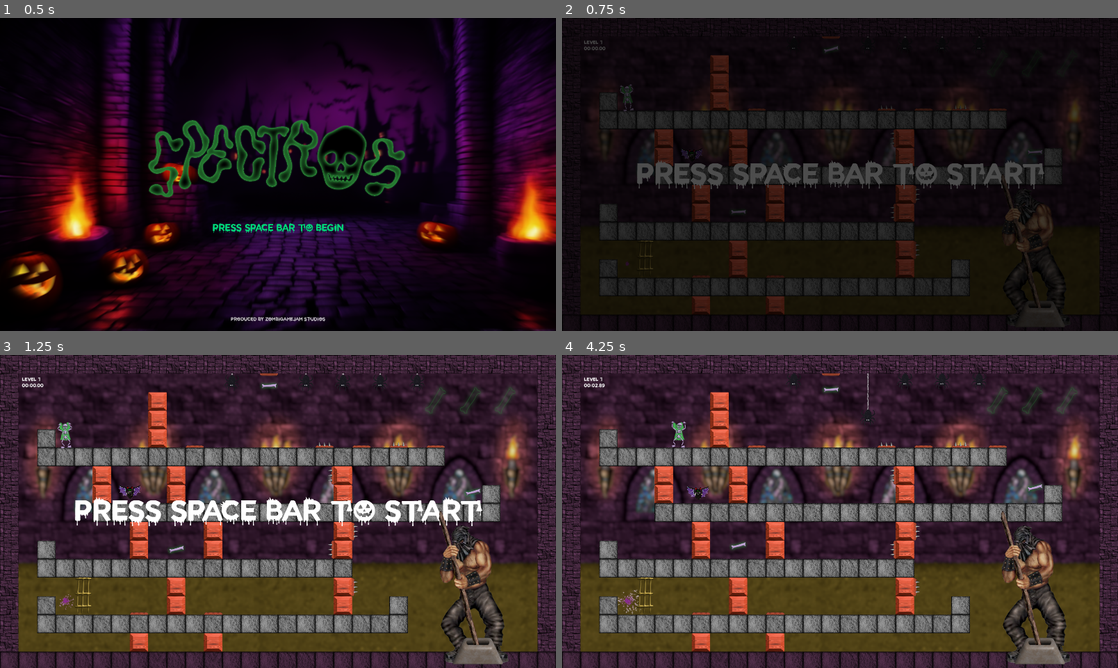
Above: before the commit, frames 1-4 (two rows, left to right).
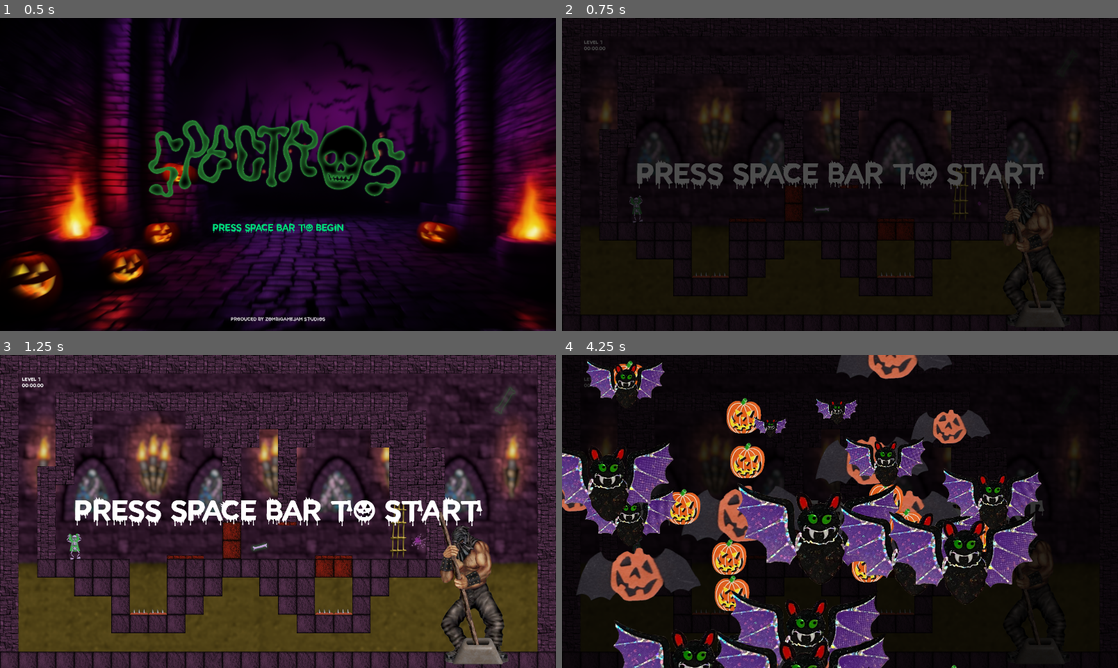
Above: after the commit, the same moments.

Repository: Drew-Wagner/Spectros
Game: Godot game, scene res://scenes/main_menu.tscn
Two runs of this game, one before a commit and one after it. Both use one fixed random seed, a clock stepped at 60 frames per second and the inputs below.
Inputs:
- Up to frame 1 (0.5 s): no input
- Up to frame 2 (0.75 s): click "PRESS SPACE BAR TO BEGIN" at 0.5 s
- Up to frame 3 (1.25 s): no input
- Up to frame 4 (4.25 s): tap Space (toggle) at 1.25, 1.35, 2.1, 2.85, 3.6 s

Frame 1 is identical in both runs. In frame 2, 11% of the frame differs, in the area x 6-90%, y 6-95%; in frame 3, 29%; in frame 4, 91%, in the area x 0-100%, y 0-100%.

Commit message:
Refactored the bone collection animation.

Diff:
--- a/gui/bone_collection.gd
+++ b/gui/bone_collection.gd
@@ -26,22 +26,8 @@
 		bone_icons.append(bone_icon_instance)
 
 
-func on_move_bone_to_collection(bone: BoneCollected):
+func on_bone_collected(bone: Collectible):
 	var bone_index = bone_amount - bones_collected_amount - 1 - bones_in_collection_progress
-	var slot = bone_icons[bone_index]
-	bones_in_collection_progress += 1
-	bone.move_to_collection_slot(slot)
-
-func bone_arrived_to_collection():
-	_turn_on_bone_by_number(bones_collected_amount)
+	var bone_icon = bone_icons[bone_index]
+	bone_icon.start_collect_bone(bone)
 	bones_collected_amount += 1
-	bones_in_collection_progress -= 1
-
-
-func _turn_on_bone_by_number(number: int):
-	var bone_index = bone_amount - number - 1
-
-	if bone_index < 0:
-		return
-
-	bone_icons[bone_index].set_full_texture()
--- a/gui/bone_icon.gd
+++ b/gui/bone_icon.gd
@@ -1,8 +1,55 @@
 extends TextureRect
 class_name BoneIcon
 
+@export var bone_collected_scene: PackedScene
 @export var bone_full_texture: Texture2D
 @onready var particles: GPUParticles2D = $GPUParticles2D
+
+const SPEED = 1200
+const TARGET_OFFSET = Vector2(-3, -4)
+const TARGET_SCALE = Vector2(1.85,  1.85)
+const TARGET_ROTATION = -0.73 - (3 * TAU)
+
+var target_position: Vector2
+var target_direction: Vector2
+var initial_distance: float
+
+var bone_collected_instance: Node2D
+
+# Called every frame. 'delta' is the elapsed time since the previous frame.
+func _process(delta):
+	if bone_collected_instance == null:
+		return
+
+	var distance = (target_position - bone_collected_instance.global_position).length()
+	var movement = target_direction * delta * SPEED
+	if distance < movement.length():
+		bone_collected_instance.global_position = target_position
+		set_full_texture()
+		bone_collected_instance.queue_free()
+		bone_collected_instance = null
+		return
+
+	bone_collected_instance.global_position += movement
+	var move_percent = (initial_distance - distance) / initial_distance
+	bone_collected_instance.scale = lerp(Vector2.ONE, TARGET_SCALE, move_percent)
+	bone_collected_instance.rotation = lerpf(0, TARGET_ROTATION, move_percent)
+
+
+func start_collect_bone(bone: Collectible):
+	var bone_position = bone.global_position
+	bone_collected_instance = bone_collected_scene.instantiate() as Node2D
+	add_child(bone_collected_instance)
+	bone_collected_instance.global_position = bone_position
+
+	var bone_icon_size = texture.get_size()
+	target_position = global_position
+	target_position += (bone_icon_size / 2)
+	target_position += TARGET_OFFSET
+
+	target_direction = (target_position - bone_position).normalized()
+	initial_distance = (target_position - bone_position).length()
+
 
 func set_full_texture():
 	texture = bone_full_texture
--- a/gui/bone_icon.tscn
+++ b/gui/bone_icon.tscn
@@ -1,8 +1,9 @@
-[gd_scene load_steps=10 format=3 uid="uid://chv82bw6fflfk"]
+[gd_scene load_steps=11 format=3 uid="uid://chv82bw6fflfk"]
 
 [ext_resource type="Script" path="res://gui/bone_icon.gd" id="1_k4y4x"]
 [ext_resource type="Texture2D" uid="uid://ci706pxpnh80" path="res://materials/os_slots.png" id="2_ive2m"]
 [ext_resource type="Texture2D" uid="uid://dlqrse0jmsug" path="res://materials/os_slots_empty.png" id="3_rxnix"]
+[ext_resource type="PackedScene" uid="uid://ca50cv03q5j31" path="res://scenes/elements/bone_collected.tscn" id="3_uw3rs"]
 [ext_resource type="Texture2D" uid="uid://c8w8tqajmi2p4" path="res://materials/stasis_particle.png" id="4_1js33"]
 
 [sub_resource type="Gradient" id="Gradient_5ncoh"]
@@ -50,6 +51,7 @@
 expand_mode = 3
 stretch_mode = 5
 script = ExtResource("1_k4y4x")
+bone_collected_scene = ExtResource("3_uw3rs")
 bone_full_texture = ExtResource("2_ive2m")
 
 [node name="GPUParticles2D" type="GPUParticles2D" parent="."]
--- a/scenes/elements/bone_collected.gd
+++ /dev/null
@@ -1,41 +0,0 @@
-extends Node2D
-class_name BoneCollected
-
-signal bone_arrived_to_collection()
-
-const SPEED = 1200
-const TARGET_OFFSET = Vector2(-3, -4)
-const TARGET_SCALE = Vector2(1.85,  1.85)
-const TARGET_ROTATION = -0.73 - (3 * TAU)
-
-var target_position: Vector2
-var target_direction: Vector2
-var initial_distance: float
-
-# Called every frame. 'delta' is the elapsed time since the previous frame.
-func _process(delta):
-	if target_position == null:
-		return
-
-	var distance = (target_position - global_position).length()
-	var movement = target_direction * delta * SPEED
-	if distance < movement.length():
-		global_position = target_position
-		bone_arrived_to_collection.emit()
-		queue_free()
-		return
-
-	global_position += movement
-	var move_percent = (initial_distance - distance) / initial_distance
-	scale = lerp(Vector2.ONE, TARGET_SCALE, move_percent)
-	rotation = lerpf(0, TARGET_ROTATION, move_percent)
-
-
-func move_to_collection_slot(slot: BoneIcon):
-	var slot_size = slot.texture.get_size()
-	target_position = slot.global_position
-	target_position += (slot_size / 2)
-	target_position += TARGET_OFFSET
-
-	target_direction = (target_position - global_position).normalized()
-	initial_distance = (target_position - global_position).length()
--- a/scenes/elements/bone_collected.tscn
+++ b/scenes/elements/bone_collected.tscn
@@ -1,6 +1,5 @@
-[gd_scene load_steps=9 format=3 uid="uid://ca50cv03q5j31"]
+[gd_scene load_steps=8 format=3 uid="uid://ca50cv03q5j31"]
 
-[ext_resource type="Script" path="res://scenes/elements/bone_collected.gd" id="1_4xs22"]
 [ext_resource type="Texture2D" uid="uid://c6epstetyoo8y" path="res://materials/os.png" id="1_be0sp"]
 [ext_resource type="Texture2D" uid="uid://c8w8tqajmi2p4" path="res://materials/stasis_particle.png" id="1_km8dc"]
 
@@ -28,7 +27,6 @@
 
 [node name="BoneCollected" type="Node2D"]
 z_index = 5
-script = ExtResource("1_4xs22")
 
 [node name="Sprite2D" type="Sprite2D" parent="."]
 texture = ExtResource("1_be0sp")
--- a/scenes/game.tscn
+++ b/scenes/game.tscn
@@ -69,7 +69,7 @@
 
 [node name="game" type="Node2D"]
 script = ExtResource("1_rnd3o")
-levels = Array[PackedScene]([ExtResource("2_2mmbw"), ExtResource("2_t4unh"), ExtResource("2_g42qk"), ExtResource("2_jjbby"), ExtResource("2_eublf")])
+levels = Array[PackedScene]([ExtResource("2_t4unh"), ExtResource("2_g42qk"), ExtResource("2_jjbby"), ExtResource("2_eublf"), ExtResource("2_2mmbw")])
 toggle_sounds = Array[AudioStream]([ExtResource("3_o2w25"), ExtResource("4_5x8y0")])
 grunt_sounds = Array[AudioStream]([ExtResource("5_k5x62"), ExtResource("6_mcigs"), ExtResource("7_s3rb2"), ExtResource("8_fmkyl"), ExtResource("9_qffde"), ExtResource("10_siirr")])
 win_sound = ExtResource("5_f3xnp")
--- a/scenes/levels/Level1.tscn
+++ b/scenes/levels/Level1.tscn
@@ -24,7 +24,43 @@
 shape = SubResource("RectangleShape2D_emyvp")
 debug_color = Color(0, 0.647059, 0.760784, 0.419608)
 
-[node name="DynamicEnvironment" type="Node" parent="."]
+[node name="Toggleables" type="Node" parent="."]
+
+[node name="Platform" parent="Toggleables" instance=ExtResource("8_tl78t")]
+position = Vector2(640, 736)
+is_autonomous = false
+is_toggleable = true
+waypoints = Array[Vector2]([Vector2(0, 0), Vector2(-2, 0)])
+texture = ExtResource("9_74amt")
+top_texture = ExtResource("10_73wi0")
+
+[node name="Platform4" parent="Toggleables" instance=ExtResource("8_tl78t")]
+position = Vector2(1152, 736)
+is_autonomous = false
+is_toggleable = true
+waypoints = Array[Vector2]([Vector2(0, 0), Vector2(2, 0)])
+texture = ExtResource("9_74amt")
+top_texture = ExtResource("10_73wi0")
+
+[node name="Platform2" parent="Toggleables" instance=ExtResource("8_tl78t")]
+position = Vector2(800, 640)
+is_autonomous = false
+is_toggleable = true
+width = 1
+height = 2
+waypoints = Array[Vector2]([Vector2(0, 0), Vector2(0, -2)])
+texture = ExtResource("9_74amt")
+bottom_texture = ExtResource("10_73wi0")
+
+[node name="Platform3" parent="Toggleables" instance=ExtResource("8_tl78t")]
+position = Vector2(992, 512)
+is_autonomous = false
+is_toggleable = true
+width = 1
+height = 2
+waypoints = Array[Vector2]([Vector2(0, 0), Vector2(0, 2)])
+texture = ExtResource("9_74amt")
+bottom_texture = ExtResource("10_73wi0")
 
 [node name="StaticEnvironment" type="TileMap" parent="."]
 position = Vector2(896, 448)
@@ -52,8 +88,6 @@
 [node name="Bone" parent="Bones" instance=ExtResource("3_rw3hl")]
 position = Vector2(896, 656)
 
-[node name="Enemies" type="Node" parent="."]
-
 [node name="SpawnPoint" type="Marker2D" parent="."]
 unique_name_in_owner = true
 position = Vector2(256, 704)
@@ -61,42 +95,6 @@
 [node name="FinishArea" parent="." instance=ExtResource("7_2r3bn")]
 position = Vector2(1440, 640)
 
-[node name="Platform" parent="." instance=ExtResource("8_tl78t")]
-position = Vector2(640, 736)
-is_autonomous = false
-is_toggleable = true
-waypoints = Array[Vector2]([Vector2(0, 0), Vector2(-2, 0)])
-texture = ExtResource("9_74amt")
-top_texture = ExtResource("10_73wi0")
-
-[node name="Platform4" parent="." instance=ExtResource("8_tl78t")]
-position = Vector2(1152, 736)
-is_autonomous = false
-is_toggleable = true
-waypoints = Array[Vector2]([Vector2(0, 0), Vector2(2, 0)])
-texture = ExtResource("9_74amt")
-top_texture = ExtResource("10_73wi0")
-
-[node name="Platform2" parent="." instance=ExtResource("8_tl78t")]
-position = Vector2(800, 640)
-is_autonomous = false
-is_toggleable = true
-width = 1
-height = 2
-waypoints = Array[Vector2]([Vector2(0, 0), Vector2(0, -2)])
-texture = ExtResource("9_74amt")
-bottom_texture = ExtResource("10_73wi0")
-
-[node name="Platform3" parent="." instance=ExtResource("8_tl78t")]
-position = Vector2(992, 512)
-is_autonomous = false
-is_toggleable = true
-width = 1
-height = 2
-waypoints = Array[Vector2]([Vector2(0, 0), Vector2(0, 2)])
-texture = ExtResource("9_74amt")
-bottom_texture = ExtResource("10_73wi0")
-
 [node name="Door" parent="." instance=ExtResource("9_a1rtt")]
 position = Vector2(1376, 608)
 
--- a/scenes/levels/template.tscn
+++ b/scenes/levels/template.tscn
@@ -19,7 +19,7 @@
 shape = SubResource("RectangleShape2D_emyvp")
 debug_color = Color(0, 0.647059, 0.760784, 0.419608)
 
-[node name="DynamicEnvironment" type="Node" parent="."]
+[node name="Toggleables" type="Node" parent="."]
 
 [node name="StaticEnvironment" type="TileMap" parent="."]
 position = Vector2(896, 512)
--- a/scripts/base_level.gd
+++ b/scripts/base_level.gd
@@ -3,11 +3,9 @@
 extends Node2D
 
 signal completed()
-signal bone_collected()
+signal bone_collected(bone: Collectible)
 signal all_bones_collected()
 signal bone_count_updated(value: int)
-signal move_bone_to_collection(bone: BoneCollected)
-signal bone_arrived_to_collection()
 
 var bones_remaining: int
 
@@ -25,7 +23,6 @@
 		if bone is Collectible and not Engine.is_editor_hint():
 			n_bones += 1
 			bone.collected.connect(_on_bone_collected)
-			bone.move_bone_to_collection_event.connect(_move_bone_to_collection)
 
 	bones_remaining = n_bones
 	bone_count_updated.emit(bones_remaining)
@@ -33,19 +30,11 @@
 	_connect_listeners()
 	_connect_finish_area()
 
-func _on_bone_collected():
+func _on_bone_collected(bone: Collectible):
 	bones_remaining -= 1
-	bone_collected.emit()
+	bone_collected.emit(bone)
 	if bones_remaining == 0:
 		all_bones_collected.emit()
-
-func _move_bone_to_collection(bone: BoneCollected):
-	bone.bone_arrived_to_collection.connect(on_bone_arrived_to_collection)
-	move_bone_to_collection.emit(bone)
-
-
-func on_bone_arrived_to_collection():
-	bone_arrived_to_collection.emit()
 
 func _on_finish_area_body_entered(body):
 	if not body is MainCharacter:
--- a/scripts/elements/bone.gd
+++ b/scripts/elements/bone.gd
@@ -1,18 +1,17 @@
 extends Collectible
 class_name CollectibleBone
 
-signal move_bone_to_collection_event(bone_collected: BoneCollected)
+#signal move_bone_to_collection_event(bone_collected: BoneCollected)
 
 @export var bone_collected_scene: PackedScene
 @onready var rotation_player: AnimationPlayer = $%RotationPlayer
 @onready var hover_player: AnimationPlayer = $%HoverPlayer
 
-var is_collected = false
-
 # Called when the node enters the scene tree for the first time.
 func _ready():
 	super()
 	randomize_animation_start_frame()
+
 
 func randomize_animation_start_frame():
 	var rotation_animation_length = rotation_player.get_animation("rotate").length
@@ -23,15 +22,3 @@
 
 	rotation_player.advance(random_rotation_time)
 	hover_player.advance(random_hover_time)
-
-
-func _on_area_2d_body_entered(body):
-	if not body is MainCharacter or is_collected:
-		return
-
-	is_collected = true
-	var bone_collected_instance = bone_collected_scene.instantiate() as BoneCollected
-	get_parent().add_child(bone_collected_instance)
-	bone_collected_instance.global_position = global_position
-	move_bone_to_collection_event.emit(bone_collected_instance)
-	super._on_area_2d_body_entered(body)
--- a/scripts/elements/collectible.gd
+++ b/scripts/elements/collectible.gd
@@ -1,19 +1,25 @@
 class_name Collectible
 extends Node2D
 
-signal collected()
+signal collected(collectible: Collectible)
 
 @export var reward_sound: AudioStream
 @export var reward_sound_random_array: Array[AudioStream]
 @onready var audio_stream_player_2d: AudioStreamPlayer2D = $AudioStreamPlayer2D
 
+var is_collected = false
+
 func _ready():
 	pass
 
 func _on_area_2d_body_entered(body):
+	if is_collected:
+		return
+
 	if body is MainCharacter:
+		is_collected = true
 		hide()
-		collected.emit()
+		collected.emit(self)
 
 		var sound_length = reward_sound.get_length()
 		if reward_sound:
--- a/scripts/game_manager.gd
+++ b/scripts/game_manager.gd
@@ -71,8 +71,7 @@
 	level = levels[level_index].instantiate() as BaseLevel
 	level.completed.connect(next_level)
 	level.bone_count_updated.connect(bone_collection.on_bone_count_updated)
-	level.move_bone_to_collection.connect(bone_collection.on_move_bone_to_collection)
-	level.bone_arrived_to_collection.connect(bone_collection.bone_arrived_to_collection)
+	level.bone_collected.connect(bone_collection.on_bone_collected)
 
 	Callable($LevelHolder.add_child).call_deferred(level)
 	Callable(level.propagate_call).call_deferred("set_physics_process", [false])
